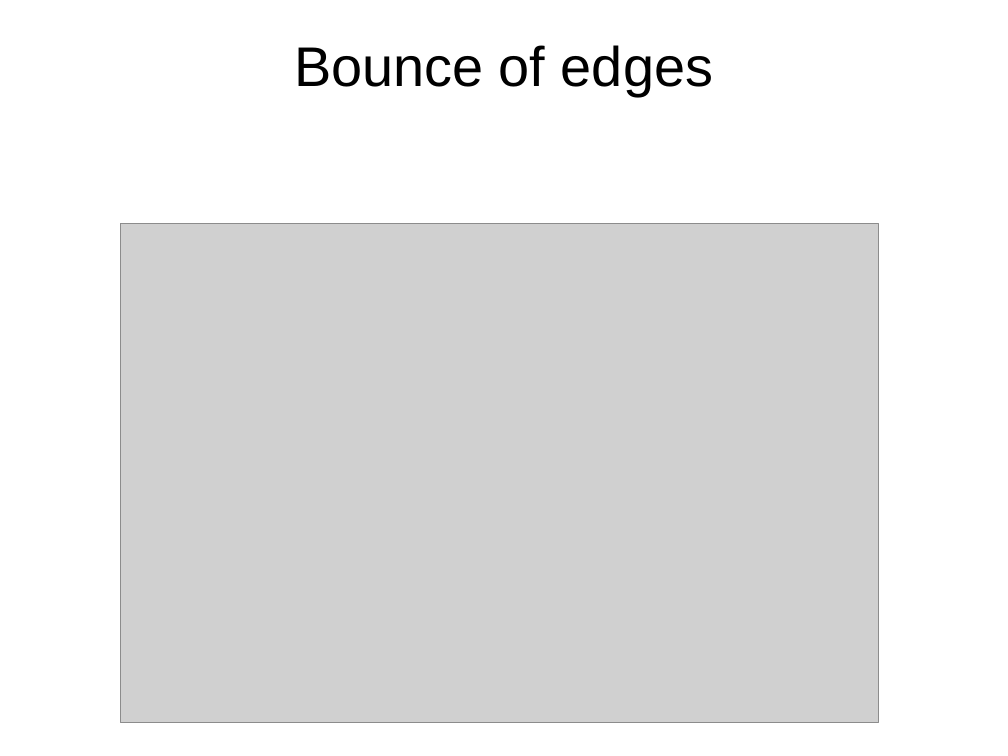
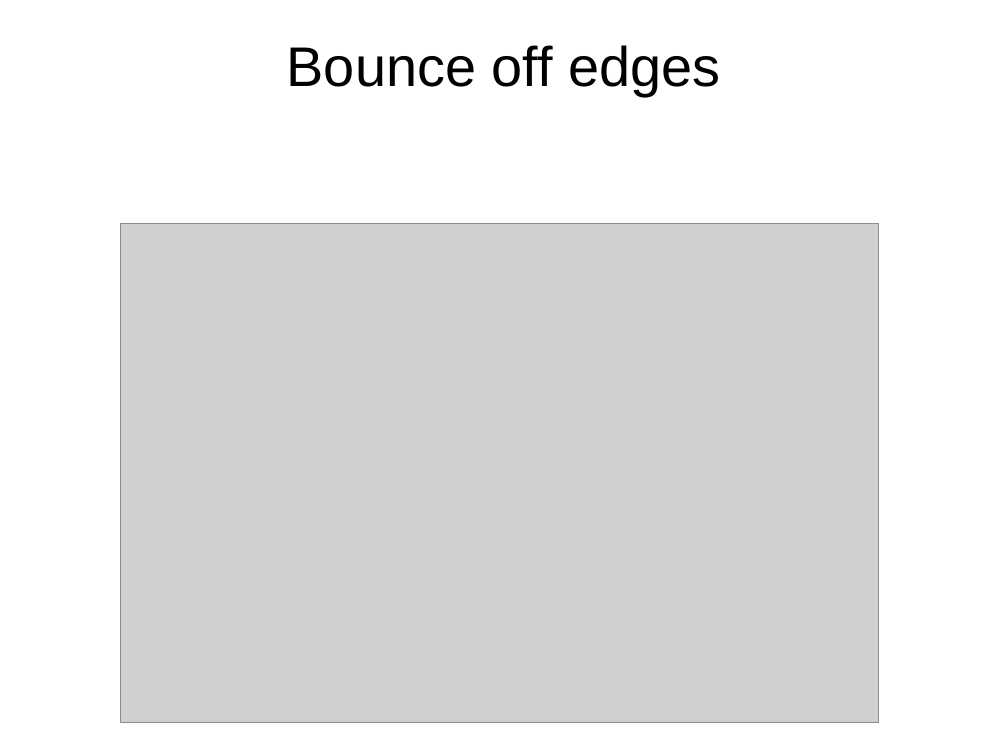
Before and after one commit to timzhood/python-rock, a slide deck: slide 16 of docs/bouncing_rectangle.odp (slide 12 before the commit). Drawn at 1008x756 pixels with LibreOffice and Linux fonts; fonts in the diff are those of the drawing; grey boxes stand for pictures. Boxes give left, top, right and bottom in pixels: in the first picture for what was removed or moved away, otherwise in the second. Text is boxed around its words. In the diff, an @@ line names an element or a change of style, - is before the commit and + after.

```diff
--- a/docs/bouncing_rectangle.odp
+++ b/docs/bouncing_rectangle.odp
@@ text at [287,45,720,96]: text changed @@
-Bounce of edges
+Bounce off edges
```
Also in this commit, not shown: 1 other slide changed, 4 slides added.
